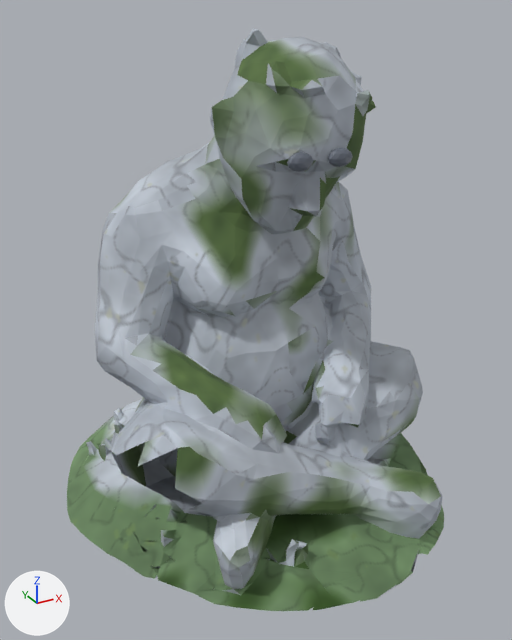
An edit to the glTF model emmag-world/public/models/giant_lotus.glb, drawn before and after from the same camera.
Before and after are seen from a 50 mm camera at (-4.7, -8.76, 7.22) aimed at (-0.02, -0.25, 2.97). The axes (+X, +Y, +Z) are drawn at lower left. The lights are the same throughout. The first picture is the older version. Vertices at exactly the same position are counted once.

The first picture shows 'EyeL', 'EyeR', 'tmpy9x84bmw.ply.004'.
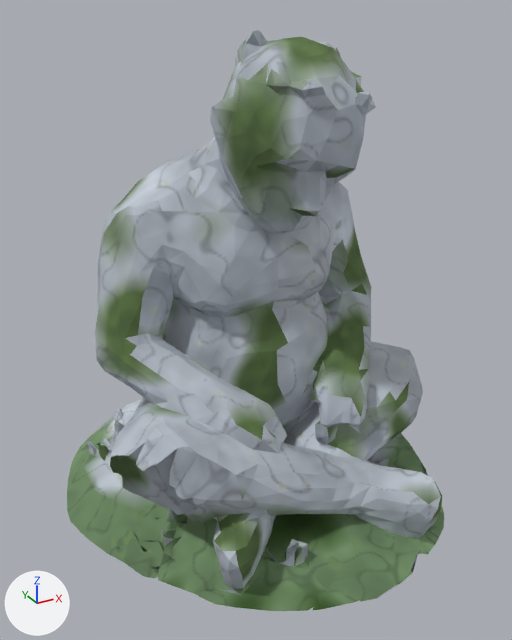
Changed parts and their boxes (x1, y1, x2, y2) in the pictures (512 x 640 px):
'EyeL', deleted
    before: (287, 152, 313, 172)
'EyeR', deleted
    before: (328, 148, 353, 167)
part 1 of me_tmpy9x84bmw_ply_006, built on
    before: (112, 436, 216, 517)
    after: (110, 436, 216, 523)
part 2 of me_tmpy9x84bmw_ply_006, surface changed
    both: (86, 28, 442, 595)

Edits to the bpy script that builds the scene:
```text
Change me_tmpy9x84bmw_ply_006:
    used by ob_tmpy9x84bmw_ply_004; location = (0.0, 0.0, 0.0)
    remove me_tmpy9x84bmw_ply_006.from_pydata(...)  # 2606 vertices, 5430 faces; spans x -2.98..2.98, y -3.22..3.22, z 0.0..7.0
    add me_tmpy9x84bmw_ply_006.from_pydata(...)  # 2634 vertices, 5496 faces; spans x -2.98..2.98, y -3.22..3.22, z 0.0..7.0
    me_tmpy9x84bmw_ply_006 part 1
    11 faces are deleted
    28 vertices are added at x -2.6..-1.68, y -2.01..-0.86, z 0.91..2.04
    77 new faces join them
    me_tmpy9x84bmw_ply_006 part 2: 3589 kept faces spanning x -2.83..2.86, y -3.22..3.22, z 0.0..7.0 get new texture (UV) coordinates
Remove ob_eyel:
    ob_eyel = bpy.data.objects.new('EyeL', me_eyel)
    ob_eyel.location = (-0.28, -1.79, 5.6)
Remove ob_eyer:
    ob_eyer = bpy.data.objects.new('EyeR', me_eyer)
    ob_eyer.location = (0.28, -1.79, 5.6)
```
